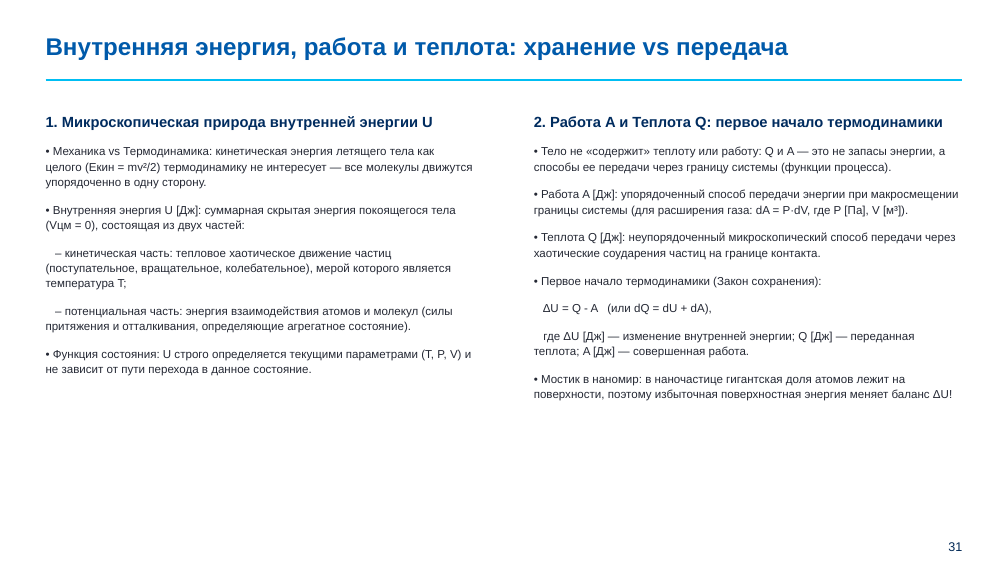
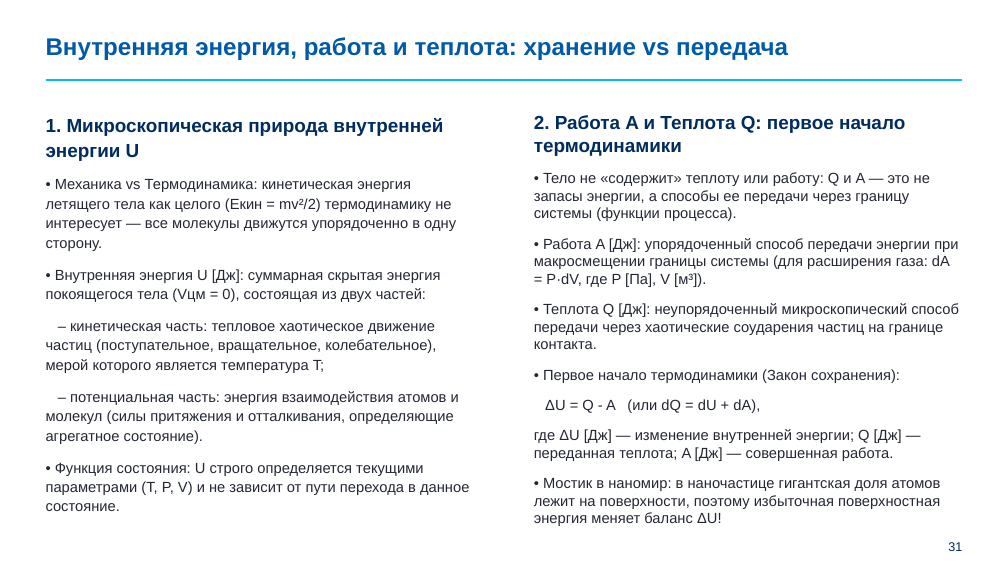
Before and after one commit to brattri3/nanophysics-course, a slide deck: slide 31 of course_materials/semester_4/lectures/lecture_02_thermodynamics_master_layouts.pptx. Drawn at 1008x567 pixels with LibreOffice and Linux fonts; fonts in the diff are those of the drawing; background and template pictures are left out. Boxes give left, top, right and bottom in pixels: in the first picture for what was removed or moved away, otherwise in the second. Text is boxed around its words. In the diff, an @@ line names an element or a change of style, - is before the commit and + after.

```diff
--- a/course_materials/semester_4/lectures/lecture_02_thermodynamics_master_layouts.pptx
+++ b/course_materials/semester_4/lectures/lecture_02_thermodynamics_master_layouts.pptx
@@ text "1. Микроскопическая природа внутренней энергии ..." at (46, 118, 469, 511): size 14 to 18 pt in "1. Микроскопическая природа внутренней энергии U"; size 11 to 14 pt @@
@@ text "2. Работа A и Теплота ..." at (534, 115, 959, 526): size 14 to 18 pt in "2. Работа A и Теплота Q: первое ..."; size 11 to 14 pt; line spacing 1.1 to 1 @@
```
Also in this commit, not shown: 1 other slide changed, 1 other file.
